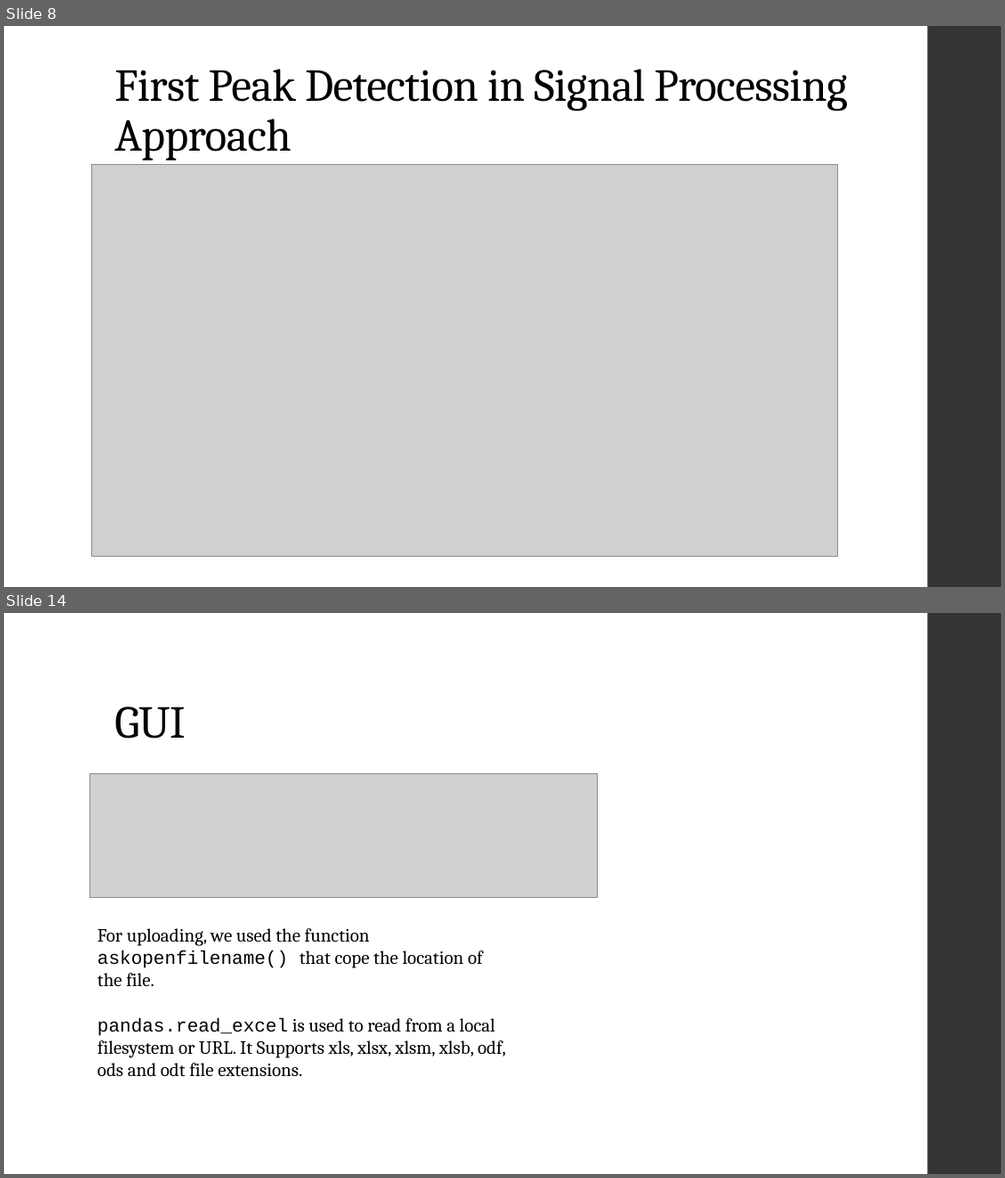
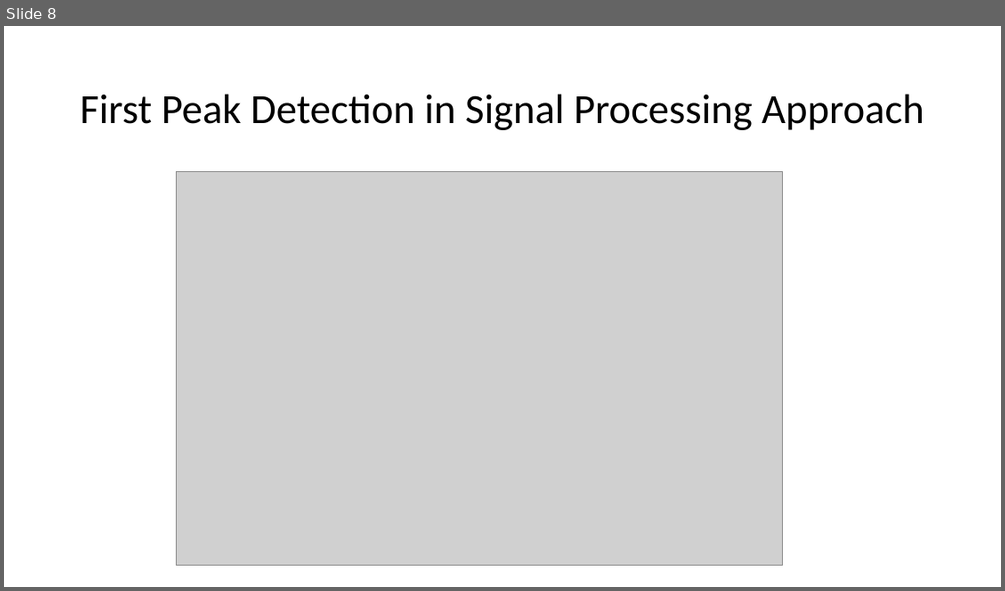
Before and after one commit to Fathir-shishir/peak-detection-, a slide deck: CI project T1.pptx. Shown one above the other, each under a label of ours: slides 8 and 14 before the commit, slide 8 after it; the slides between them are not shown. The pictures are 1005x1178 and 1005x591 pixels, drawn with LibreOffice and Linux fonts; fonts in the diff are those of the drawing; grey boxes stand for pictures. Boxes give left, top, right and bottom in pixels: in the first picture for what was removed or moved away, otherwise in the second. Text is boxed around its words. In the diff, an @@ line names an element or a change of style, - is before the commit and + after.

```diff
--- a/CI project T1.pptx
+++ b/CI project T1.pptx
@@ slide 14 removed at [4,613,1001,1174], background #FFFFFF; not listed: 1 template element that a slide beside it also shows @@
@@ title removed at [114,706,185,738] @@
-GUI
@@ picture removed at [90,774,597,898] @@
@@ text removed at [97,928,506,1077] @@
-For uploading, we used the function askopenfilename() that cope the location of the file.
-pandas.read_excel is used to read from a local filesystem or URL. It Supports xls, xlsx, xlsm, xlsb, odf, ods and odt file extensions.
@@ slide 8 changed as well @@
@@ rectangle removed at [928,26,1001,587] @@
@@ title "First Peak Detection in Signal ...": place and size @@
-title "First Peak Detection in Signal ..." at [114,69,847,160]
+title "First Peak Detection in Signal ..." at [80,94,924,130]
@@ title "First Peak Detection in Signal ..." at [80,94,924,130]: size 44 to 40 pt, font Cambria to Calibri, letter spacing -0.5 to 0 pt; vertical alignment bottom to middle @@
@@ picture: place and size @@
-picture at [91,164,838,556]
+picture at [176,172,783,565]
```
Also in this commit, not shown: 11 other slides changed, 4 slides added, 4 other slides removed.
